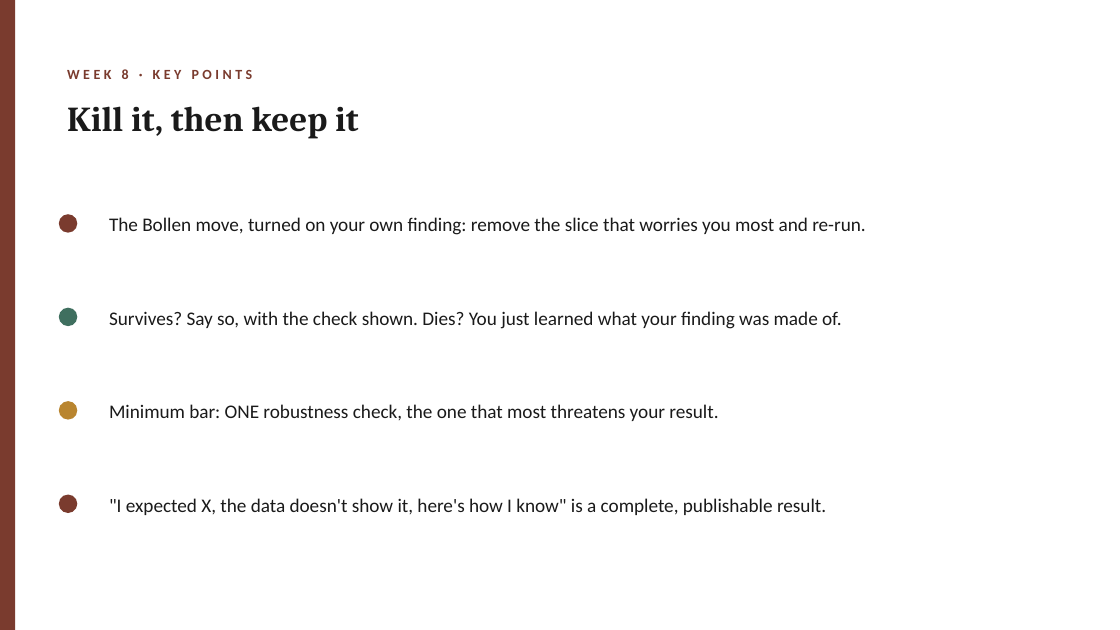
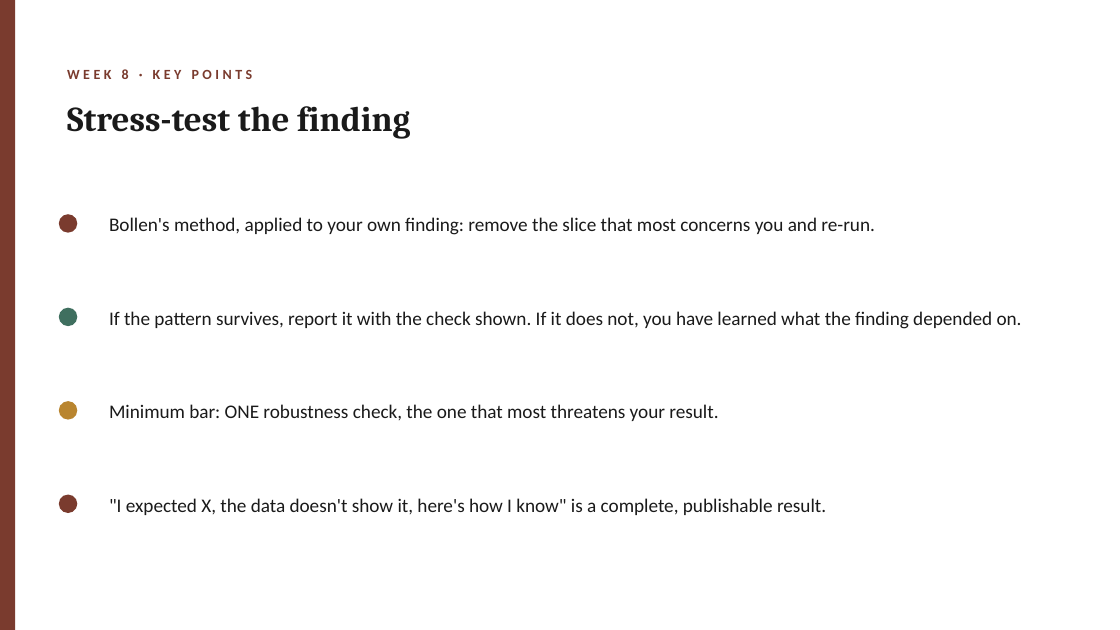
Before and after one commit to lucianli123/culture-as-data-2026, a slide deck: slide 4 of slides/pptx/week-08.pptx. Drawn at 1120x630 pixels with LibreOffice and Linux fonts; fonts in the diff are those of the drawing. Boxes give left, top, right and bottom in pixels: in the first picture for what was removed or moved away, otherwise in the second. Text is boxed around its words. In the diff, an @@ line names an element or a change of style, - is before the commit and + after.

```diff
--- a/slides/pptx/week-08.pptx
+++ b/slides/pptx/week-08.pptx
@@ text at [67,106,410,139]: text changed @@
-Kill it, then keep it
+Stress-test the finding
@@ text at [109,217,875,235]: text changed @@
-The Bollen move, turned on your own finding: remove the slice that worries you most and re-run.
+Bollen's method, applied to your own finding: remove the slice that most concerns you and re-run.
@@ text at [109,311,1022,329]: text changed @@
-Survives? Say so, with the check shown. Dies? You just learned what your finding was made of.
+If the pattern survives, report it with the check shown. If it does not, you have learned what the finding depended on.
```
Also in this commit, not shown: 4 other slides changed, 37 other files.
